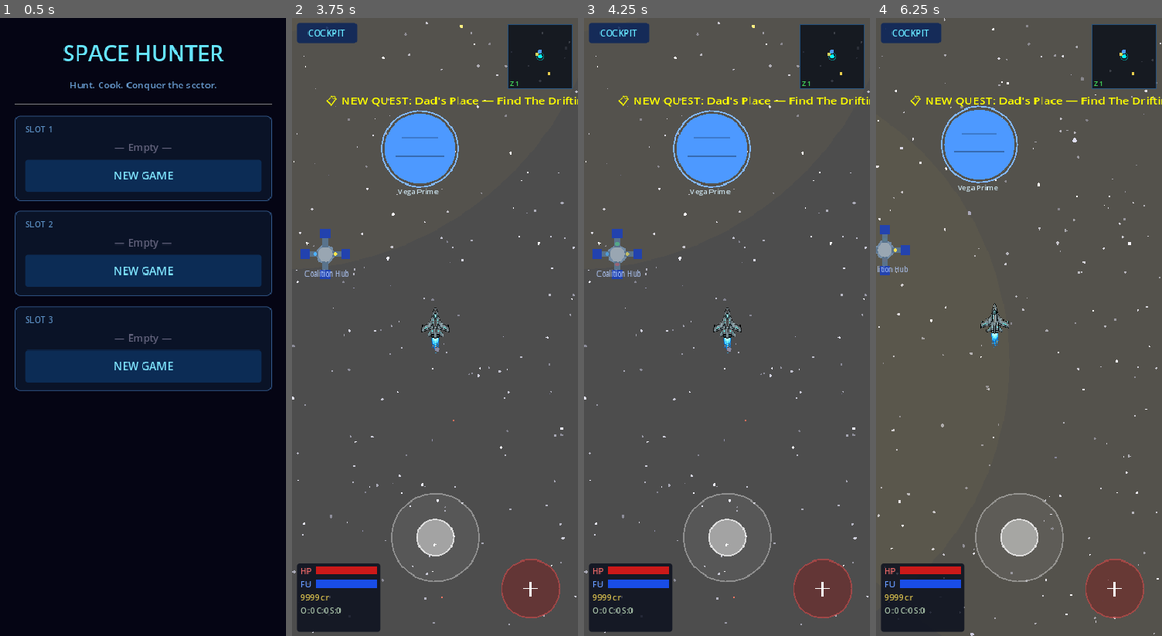
Above: before the commit, frames 1-4 (left to right).
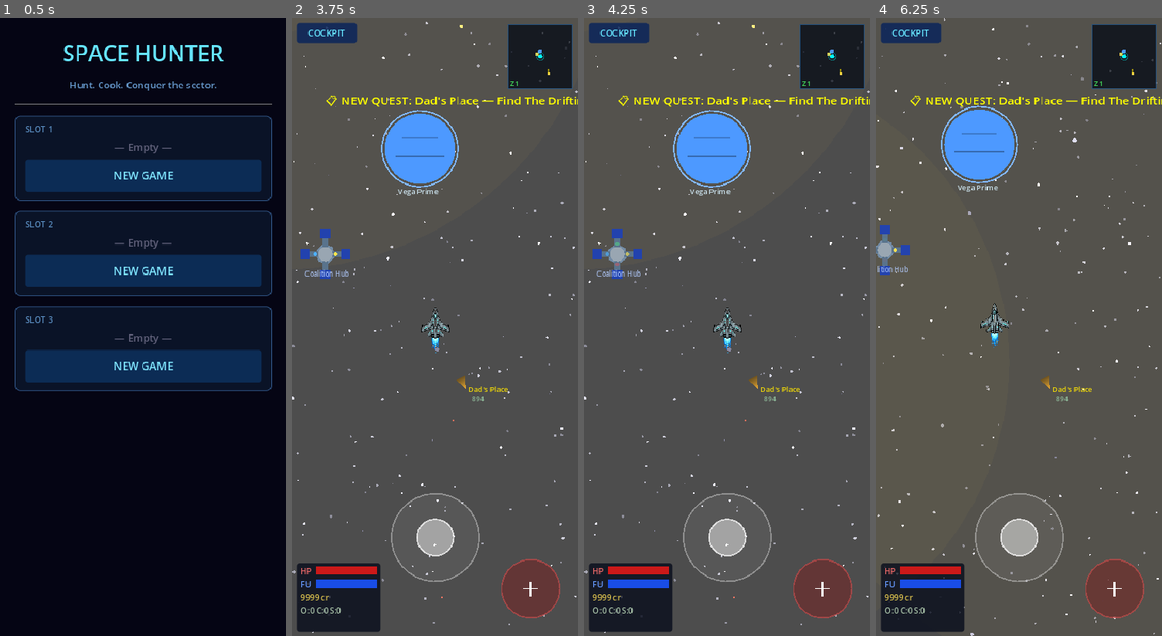
Above: after the commit, the same moments.

Repository: ichizh8/space-game-rt
Game: Godot game, scene res://scenes/main_menu.tscn
Same seed, same stepped clock (60 frames per second), same inputs: the game is played once before the commit and once after it.
Inputs:
- Up to frame 1 (0.5 s): no input
- Up to frame 2 (3.75 s): click "NEW GAME" at 0.5 s; click "TAP TO CONTINUE" at 1.25 s; click "TAP TO CONTINUE" at 2 s; click "COCKPIT" at 2.75 s; click "GOT IT" at 3.5 s
- Up to frame 3 (4.25 s): no input
- Up to frame 4 (6.25 s): click "COCKPIT" at 4.25 s; click "MENU" at 5 s; click "NEW GAME" at 5.75 s

Frame 1 is identical in both runs. In frame 2, 0.1% of the frame differs, in the area x 57-90%, y 8-62%; in frame 3, 0.1%; in frame 4, 0.1%.

Commit message:
v35: fix quest compass pointing to Drifting Spoon

Diff:
--- a/scripts/hud.gd
+++ b/scripts/hud.gd
@@ -173,7 +173,7 @@
 		var player_pos: Vector2 = (player_node as Node2D).global_position
 		var target_pos := Vector2(1e9, 1e9)
 		var source_id: String = tracked_quest.get("source_id", "")
-		if source_id != "":
+		if source_id != "" and source_id != "world":
 			for planet in get_tree().get_nodes_in_group("planets"):
 				if is_instance_valid(planet) and str(planet.get("planet_id")) == source_id:
 					target_pos = (planet as Node2D).global_position
@@ -183,6 +183,10 @@
 					if is_instance_valid(station) and str(station.get("station_id")) == source_id:
 						target_pos = (station as Node2D).global_position
 						break
+			# Fallback: check map_discovered_planets (e.g. Drifting Spoon not yet in range)
+			if target_pos.x > 1e8 and GameState.map_discovered_planets.has(source_id):
+				var entry: Dictionary = GameState.map_discovered_planets[source_id]
+				target_pos = Vector2(float(entry.get("pos_x", 1e9)), float(entry.get("pos_y", 1e9)))
 		elif tracked_id == "story_act3":
 			var px = GameState.get_story_flag("command_ship_pos_x")
 			var py_val = GameState.get_story_flag("command_ship_pos_y")
--- a/scripts/space_world.gd
+++ b/scripts/space_world.gd
@@ -54,7 +54,7 @@
 	if not GameState.restaurant_owned and not GameState.is_quest_active("quest_inherit_restaurant") and not GameState.is_quest_completed("quest_inherit_restaurant"):
 		var q = WorldData.get_quest_by_id("quest_inherit_restaurant")
 		if not q.is_empty():
-			GameState.accept_quest(q, "world")
+			GameState.accept_quest(q, "drifting_spoon")
 			GameState.tracked_quest_id = "quest_inherit_restaurant"
 			# Show notification after HUD is ready
 			call_deferred("_notify_inherit_quest")
Not shown, changed: web-export/index.html
Not shown, changed: web-export/index.pck
